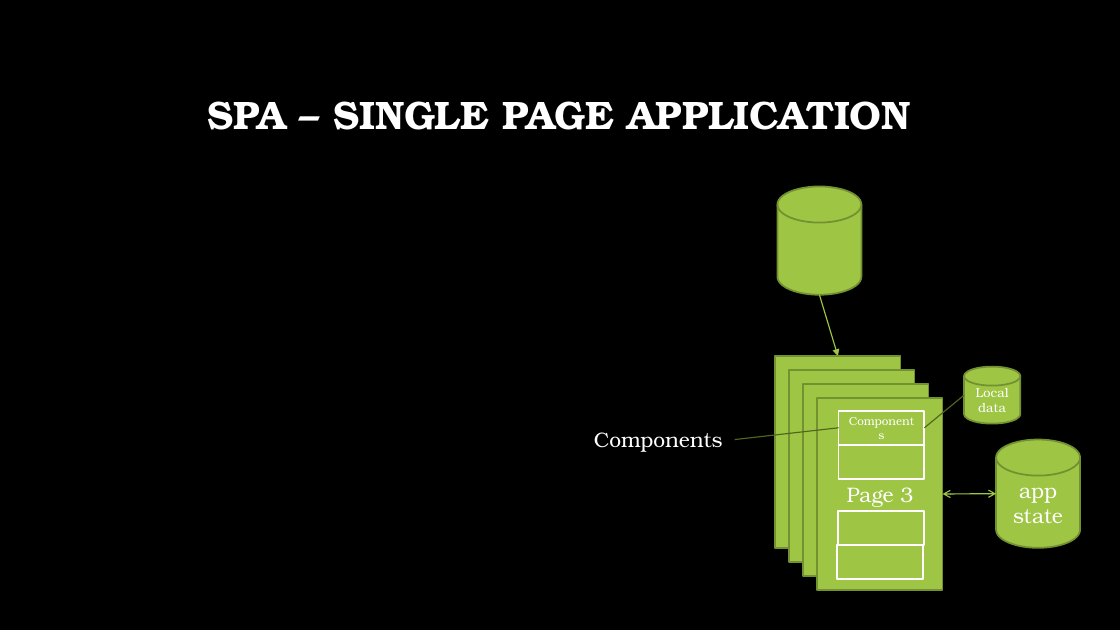
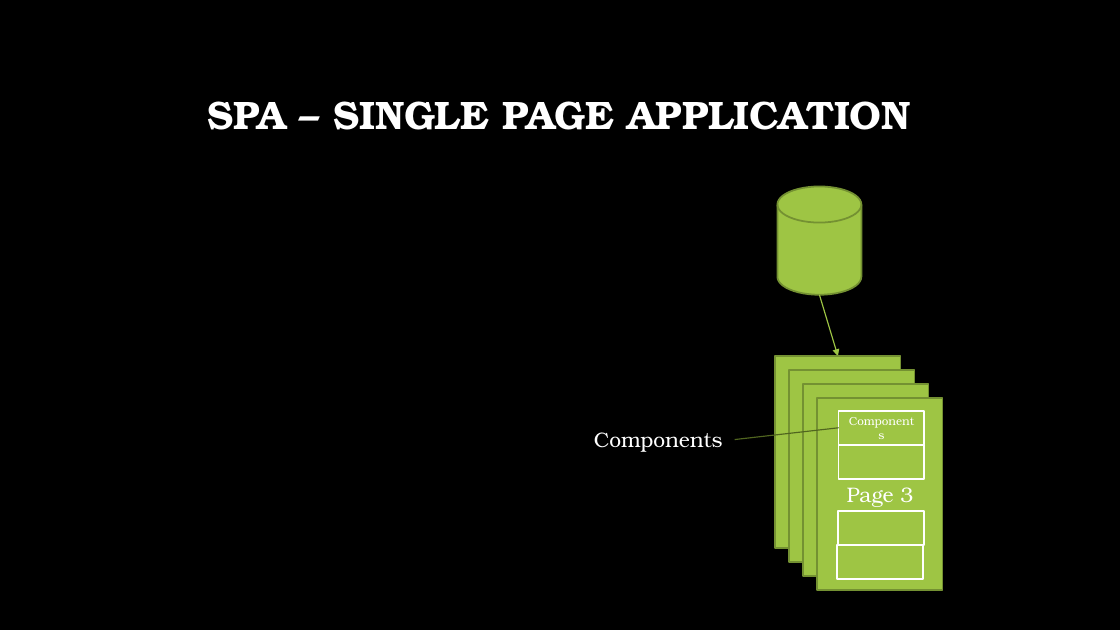
Before and after one commit to talyaron/full-stack-tsofen48, a slide deck: slide 9 of React/react.pptx. Drawn at 1120x630 pixels with LibreOffice and Linux fonts; fonts in the diff are those of the drawing; background and template pictures are left out. Boxes give left, top, right and bottom in pixels: in the first picture for what was removed or moved away, otherwise in the second. Text is boxed around its words. In the diff, an @@ line names an element or a change of style, - is before the commit and + after.

```diff
--- a/React/react.pptx
+++ b/React/react.pptx
@@ cylinder removed at (965,366,1021,423) @@
-Local data
@@ line removed from (965, 395) to (925, 428) @@
@@ cylinder removed at (996,439,1081,548) @@
-app state
@@ double arrow removed from (996, 494) to (943, 494) @@
```
Also in this commit, not shown: 6 other slides changed, 1 slide added, 5 other files.
